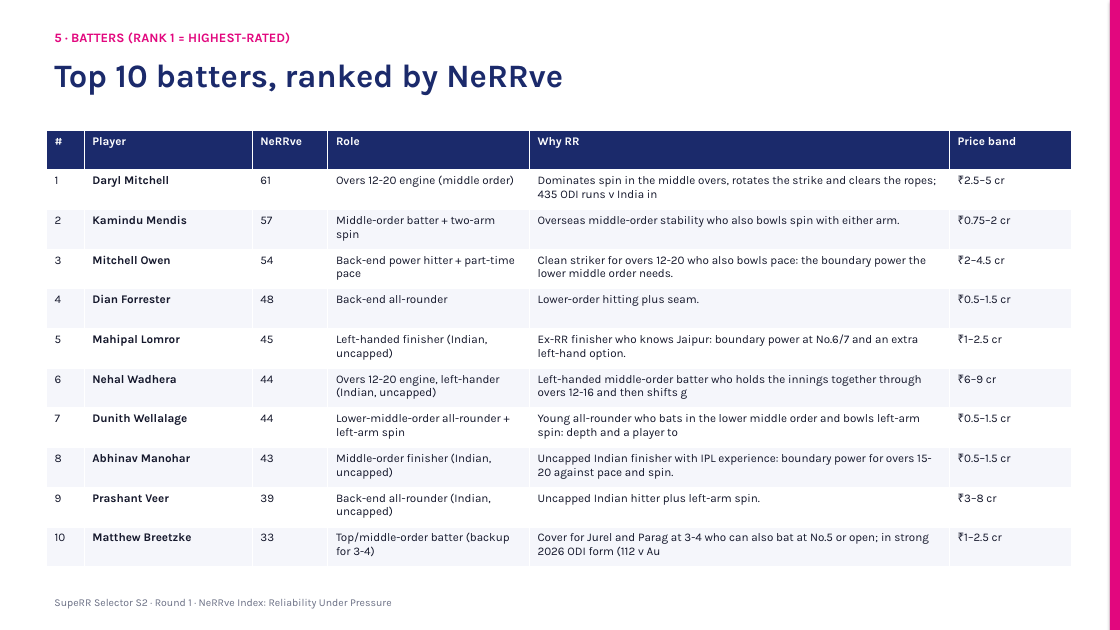
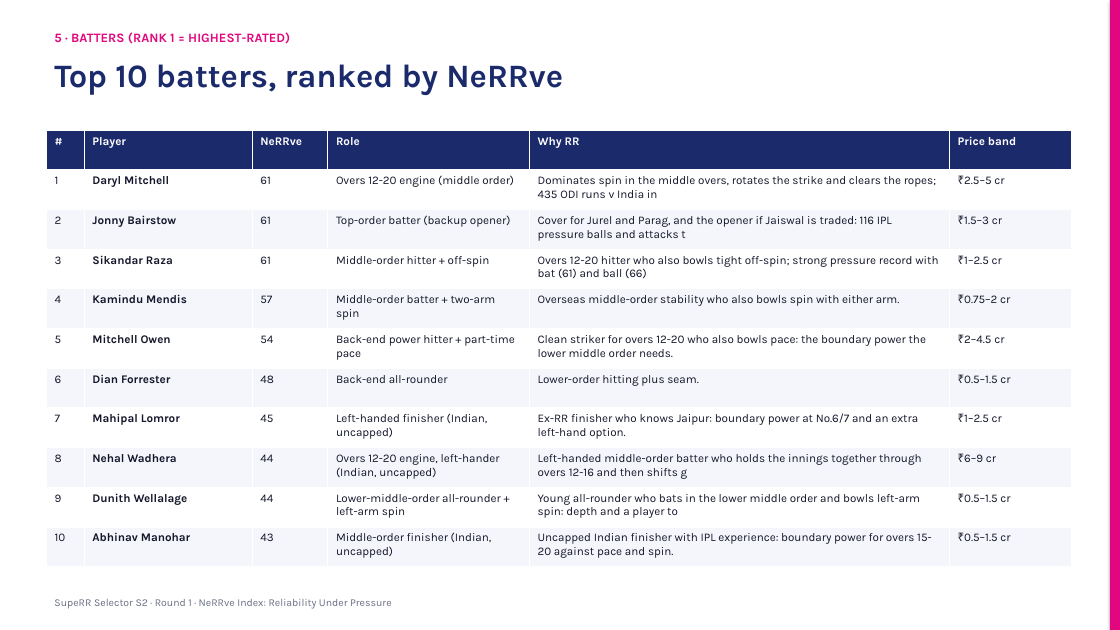
Before and after one commit to KoduruChandrasekhar/RRAuction-, a slide deck: slide 10 of submission/NeRRve_Deck.pptx. Drawn at 1120x630 pixels with LibreOffice and Linux fonts; fonts in the diff are those of the drawing. Boxes give left, top, right and bottom in pixels: in the first picture for what was removed or moved away, otherwise in the second. Text is boxed around its words. In the diff, an @@ line names an element or a change of style, - is before the commit and + after.

```diff
--- a/submission/NeRRve_Deck.pptx
+++ b/submission/NeRRve_Deck.pptx
@@ table at [46, 130, 1071, 567] @@
-row 3: 2 | Kamindu Mendis | 57 | Middle-order batter + two-arm spin | Overseas middle-order stability who also bowls spin with either arm. | ₹0.75–2 cr
+row 3: 2 | Jonny Bairstow | 61 | Top-order batter (backup opener) | Cover for Jurel and Parag, and the opener if Jaiswal is traded: 116 IPL pressure balls and attacks t | ₹1.5–3 cr
-row 4: 3 | Mitchell Owen | 54 | Back-end power hitter + part-time pace | Clean striker for overs 12-20 who also bowls pace: the boundary power the lower middle order needs. | ₹2–4.5 cr
+row 4: 3 | Sikandar Raza | 61 | Middle-order hitter + off-spin | Overs 12-20 hitter who also bowls tight off-spin; strong pressure record with bat (61) and ball (66) | ₹1–2.5 cr
-row 5: 4 | Dian Forrester | 48 | Back-end all-rounder | Lower-order hitting plus seam. | ₹0.5–1.5 cr
+row 5: 4 | Kamindu Mendis | 57 | Middle-order batter + two-arm spin | Overseas middle-order stability who also bowls spin with either arm. | ₹0.75–2 cr
-row 6: 5 | Mahipal Lomror | 45 | Left-handed finisher (Indian, uncapped) | Ex-RR finisher who knows Jaipur: boundary power at No.6/7 and an extra left-hand option. | ₹1–2.5 cr
+row 6: 5 | Mitchell Owen | 54 | Back-end power hitter + part-time pace | Clean striker for overs 12-20 who also bowls pace: the boundary power the lower middle order needs. | ₹2–4.5 cr
-row 7: 6 | Nehal Wadhera | 44 | Overs 12-20 engine, left-hander (Indian, uncapped) | Left-handed middle-order batter who holds the innings together through overs 12-16 and then shifts g | ₹6–9 cr
+row 7: 6 | Dian Forrester | 48 | Back-end all-rounder | Lower-order hitting plus seam. | ₹0.5–1.5 cr
-row 8: 7 | Dunith Wellalage | 44 | Lower-middle-order all-rounder + left-arm spin | Young all-rounder who bats in the lower middle order and bowls left-arm spin: depth and a player to | ₹0.5–1.5 cr
+row 8: 7 | Mahipal Lomror | 45 | Left-handed finisher (Indian, uncapped) | Ex-RR finisher who knows Jaipur: boundary power at No.6/7 and an extra left-hand option. | ₹1–2.5 cr
-row 9: 8 | Abhinav Manohar | 43 | Middle-order finisher (Indian, uncapped) | Uncapped Indian finisher with IPL experience: boundary power for overs 15-20 against pace and spin. | ₹0.5–1.5 cr
+row 9: 8 | Nehal Wadhera | 44 | Overs 12-20 engine, left-hander (Indian, uncapped) | Left-handed middle-order batter who holds the innings together through overs 12-16 and then shifts g | ₹6–9 cr
-row 10: 9 | Prashant Veer | 39 | Back-end all-rounder (Indian, uncapped) | Uncapped Indian hitter plus left-arm spin. | ₹3–8 cr
+row 10: 9 | Dunith Wellalage | 44 | Lower-middle-order all-rounder + left-arm spin | Young all-rounder who bats in the lower middle order and bowls left-arm spin: depth and a player to | ₹0.5–1.5 cr
-row 11: 10 | Matthew Breetzke | 33 | Top/middle-order batter (backup for 3-4) | Cover for Jurel and Parag at 3-4 who can also bat at No.5 or open; in strong 2026 ODI form (112 v Au | ₹1–2.5 cr
+row 11: 10 | Abhinav Manohar | 43 | Middle-order finisher (Indian, uncapped) | Uncapped Indian finisher with IPL experience: boundary power for overs 15-20 against pace and spin. | ₹0.5–1.5 cr
```
Also in this commit, not shown: 8 other slides changed, 7 other files.
